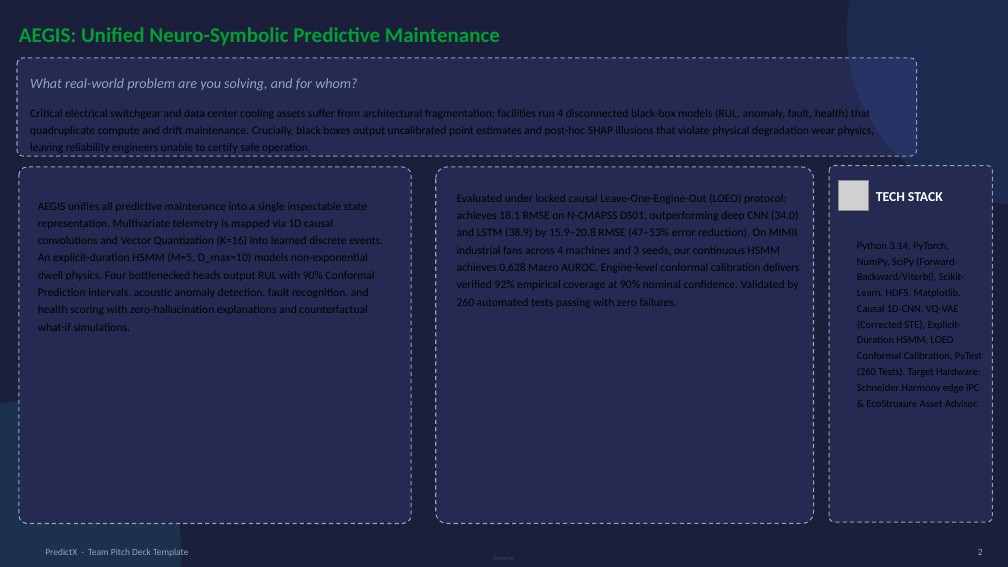
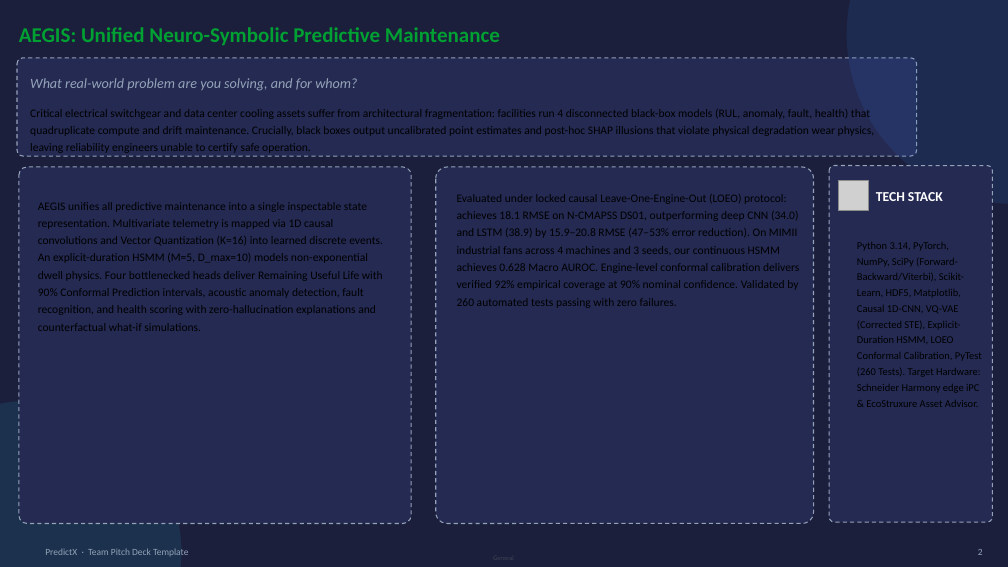
Before and after one commit to Divyansh12-86/AEGIS, a slide deck: slide 2 of PredictX_AEGIS_Final_Pitch_Deck.pptx. Drawn at 1008x567 pixels with LibreOffice and Linux fonts; fonts in the diff are those of the drawing; grey boxes stand for pictures. Boxes give left, top, right and bottom in pixels: in the first picture for what was removed or moved away, otherwise in the second. Text is boxed around its words. In the diff, an @@ line names an element or a change of style, - is before the commit and + after.

```diff
--- a/PredictX_AEGIS_Final_Pitch_Deck.pptx
+++ b/PredictX_AEGIS_Final_Pitch_Deck.pptx
@@ text at (x1=38, y1=202, x2=383, y2=331): text changed @@
-AEGIS unifies all predictive maintenance into a single inspectable state representation. Multivariate telemetry is mapped via 1D causal convolutions and Vector Quantization (K=16) into learned discrete events. An explicit-duration HSMM (M=5, D_max=10) models non-exponential dwell physics. Four bottlenecked heads output RUL with 90% Conformal Prediction intervals, acoustic anomaly detection, fault recognition, and health scoring with zero-hallucination explanations and counterfactual what-if simulations.
+AEGIS unifies all predictive maintenance into a single inspectable state representation. Multivariate telemetry is mapped via 1D causal convolutions and Vector Quantization (K=16) into learned discrete events. An explicit-duration HSMM (M=5, D_max=10) models non-exponential dwell physics. Four bottlenecked heads deliver Remaining Useful Life with 90% Conformal Prediction intervals, acoustic anomaly detection, fault recognition, and health scoring with zero-hallucination explanations and counterfactual what-if simulations.
```
Also in this commit, not shown: 1 slide added, 2 other files.
